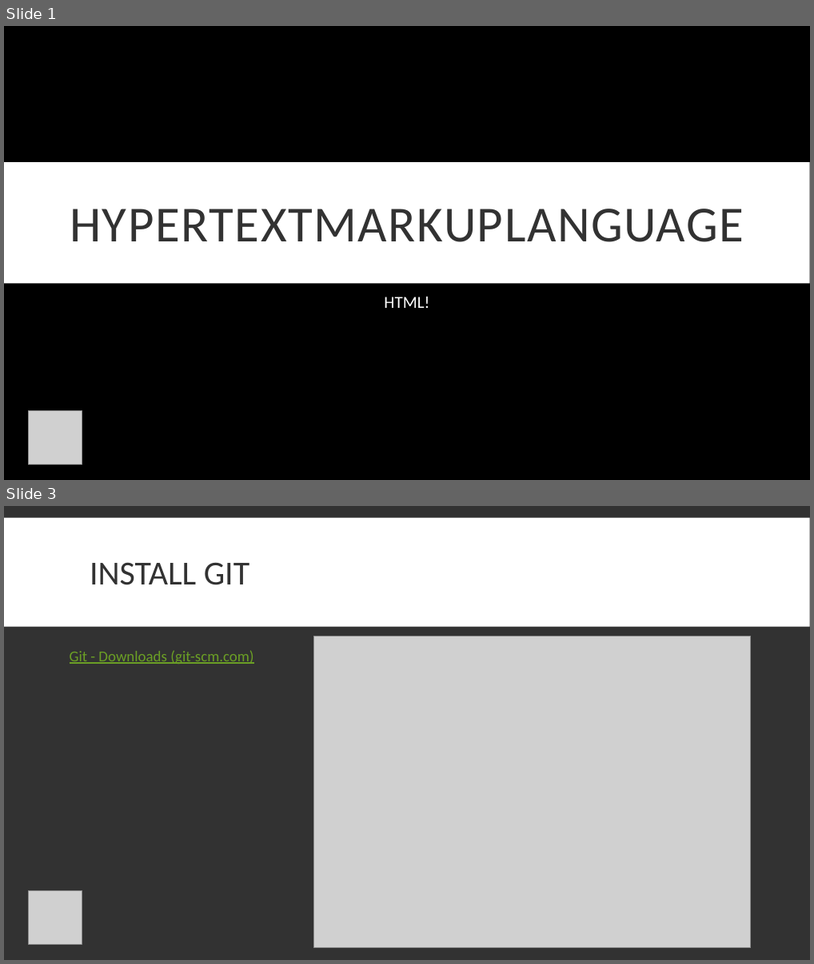
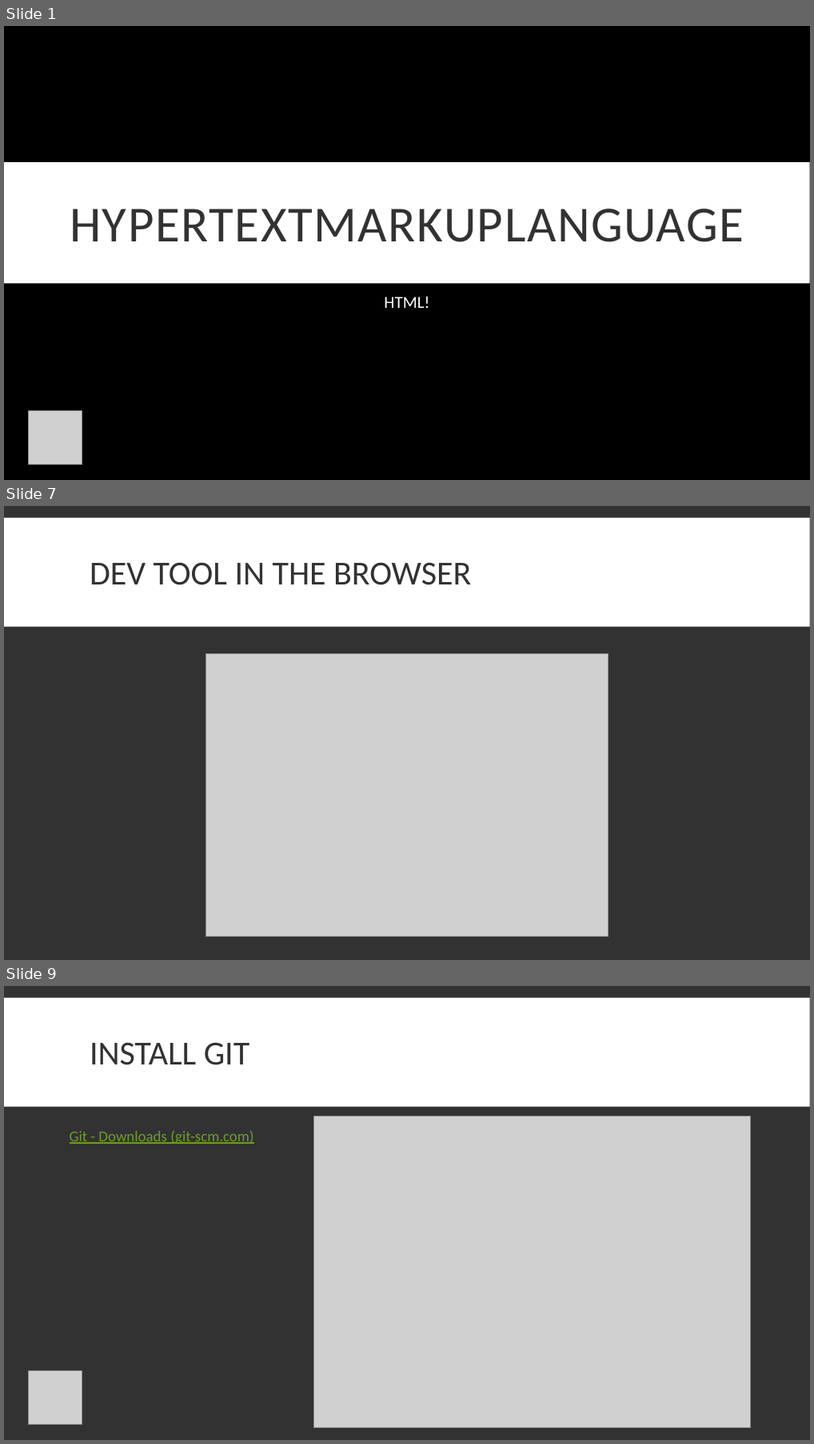
Before and after one commit to UT-ACM-Student-Chapter/Front-end-1402-course, a slide deck: S1/codes/Hypertextmarkuplanguage.pptx. Shown one above the other, each under a label of ours: slides 1 and 3 before the commit, slides 1, 7 and 9 after it; the slides between them are not shown. The pictures are 814x964 and 814x1444 pixels, drawn with LibreOffice and Linux fonts; fonts in the diff are those of the drawing; grey boxes stand for pictures; background and template pictures are left out. Boxes give left, top, right and bottom in pixels: in the first picture for what was removed or moved away, otherwise in the second. Text is boxed around its words. In the diff, an @@ line names an element or a change of style, - is before the commit and + after.

```diff
--- a/S1/codes/Hypertextmarkuplanguage.pptx
+++ b/S1/codes/Hypertextmarkuplanguage.pptx
@@ slide 7 added at [4,506,810,960], background #323232; not listed: 1 template element that a slide beside it also shows @@
@@ title added at [90,562,471,585], 40 pt, text #323232 @@
+DEV TOOL IN THE BROWSER
@@ picture added at [206,654,609,936] @@
@@ what was slide 3 is now slide 9 @@
```
Also in this commit, not shown: 4 slides changed, 7 other slides added.
